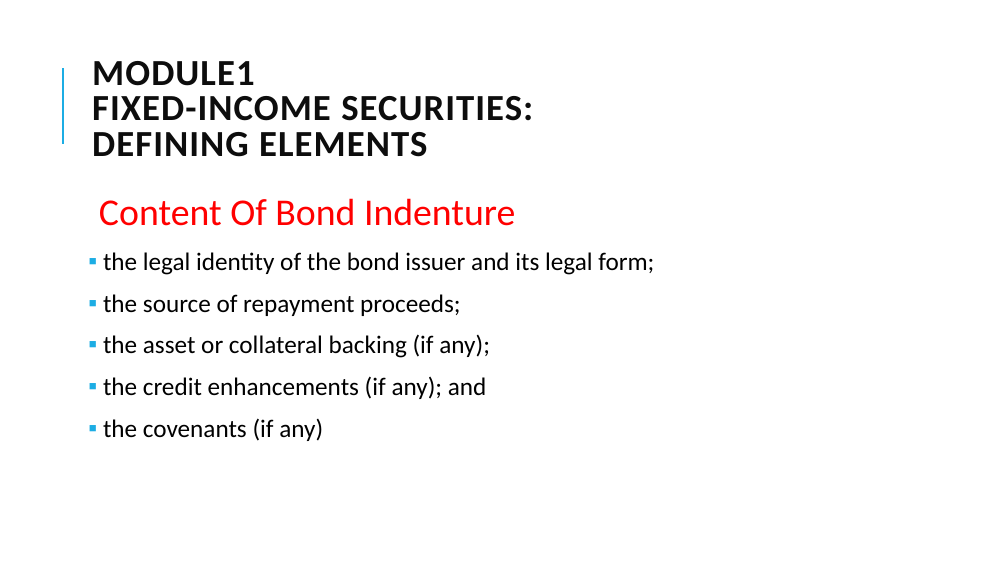
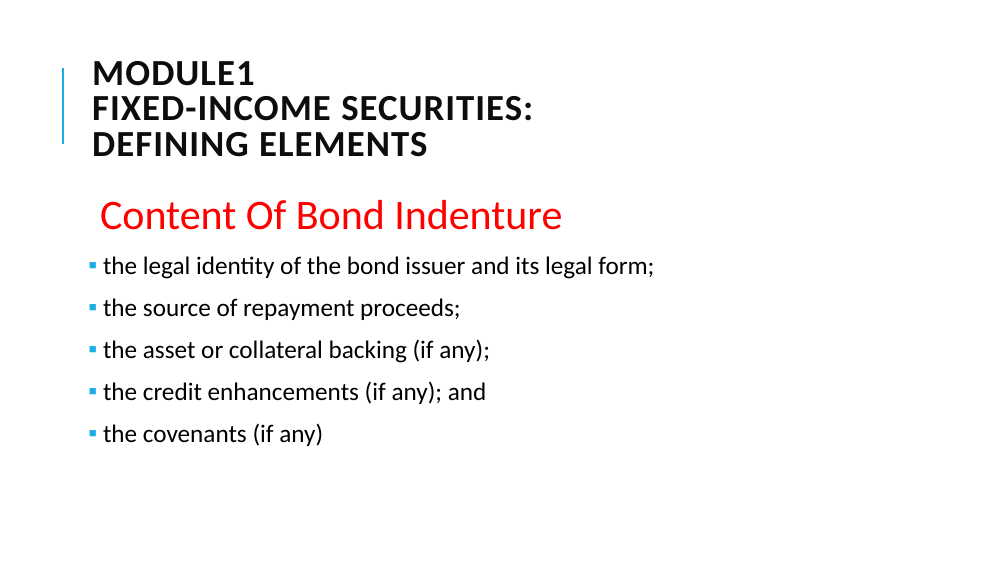
Before and after one commit to Isco0530/data, a slide deck: slide 11 of Fixed Income.pptx. Drawn at 1008x567 pixels with LibreOffice and Linux fonts; fonts in the diff are those of the drawing. Boxes give left, top, right and bottom in pixels: in the first picture for what was removed or moved away, otherwise in the second. Text is boxed around its words. In the diff, an @@ line names an element or a change of style, - is before the commit and + after.

```diff
--- a/Fixed Income.pptx
+++ b/Fixed Income.pptx
@@ text at <box>100,200,562,230</box>: size 36 to 40 pt in "Content Of Bond Indenture" @@
```
Also in this commit, not shown: 5 other slides changed, 1 slide added.
